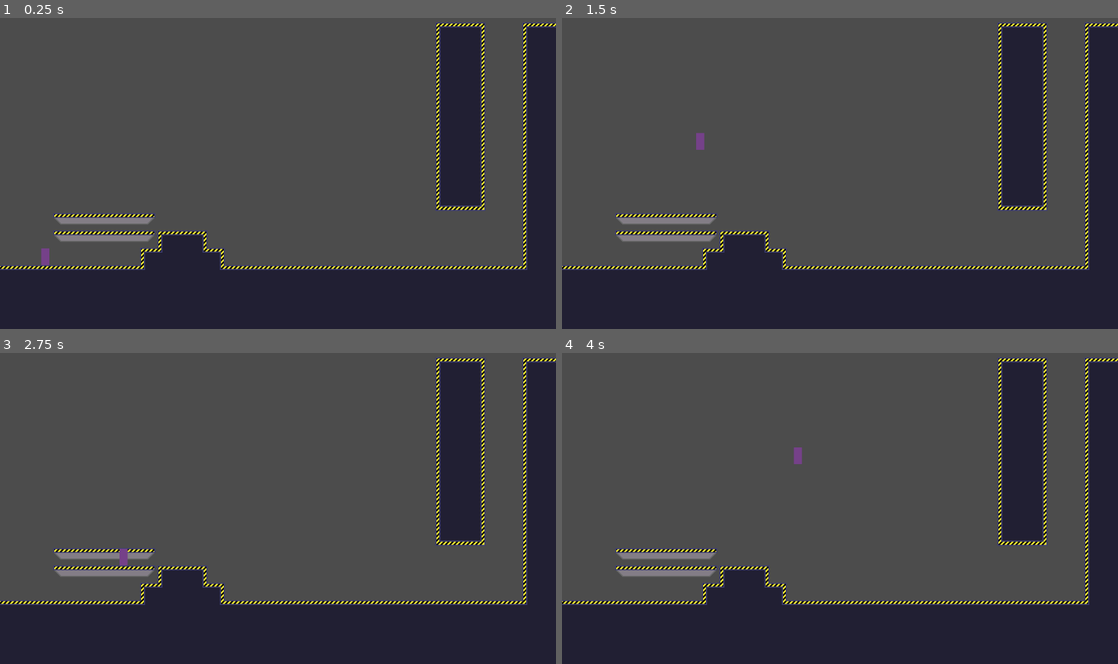
Above: before the commit, frames 1-4 (two rows, left to right).
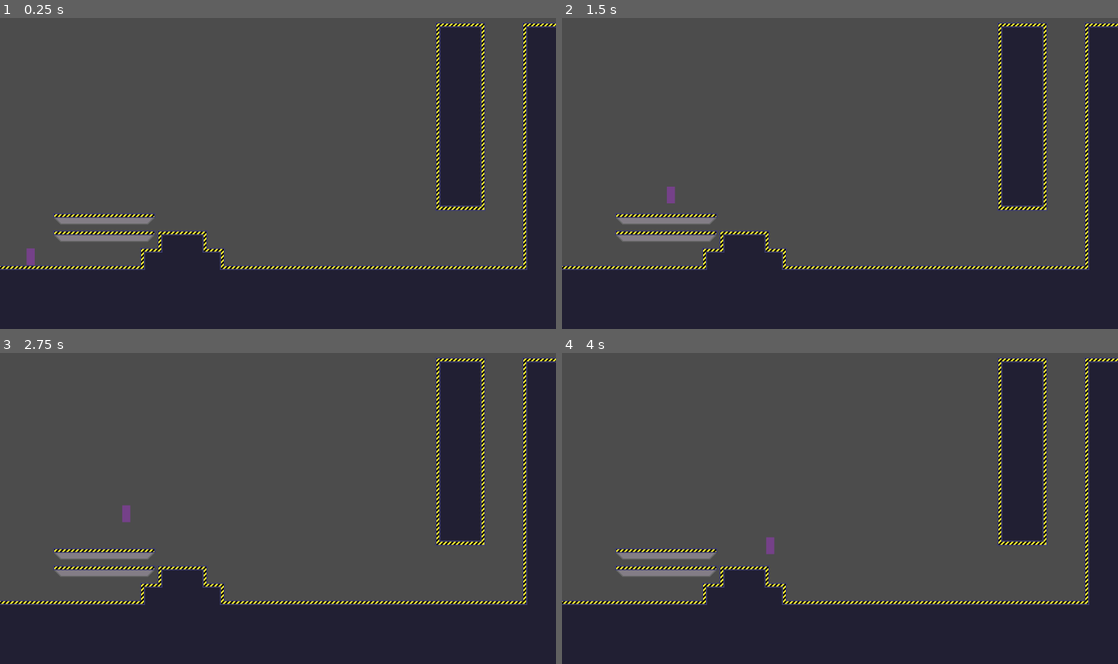
Above: after the commit, the same moments.

Repository: Nibuyaga/MetroidvaniaProject
Game: Godot game, scene res://Rooms/Test_Room.tscn
Two runs of this game, one before a commit and one after it. Both use one fixed random seed, a clock stepped at 60 frames per second and the inputs below.
Inputs:
- Up to frame 1 (0.25 s): no input
- Up to frame 2 (1.5 s): tap Enter at 0.5 s; hold Right (ui_right) from 0.53 s (still down); tap Up (ui_up) at 0.6, 0.77, 1.07, 1.35 s
- Up to frame 3 (2.75 s): tap Up (ui_up) at 1.52, 1.82, 2.1 s; release Right (ui_right) at 2.03 s; hold Left (ui_left) from 2.03 s (still down)
- Up to frame 4 (4 s): release Left (ui_left) at 2.78 s; hold Right (ui_right) from 2.78 s (still down); tap Up (ui_up) at 2.85, 3.02, 3.32, 3.6, 3.77 s

The runs differ from the first frame. In frame 1, 0.2% of the frame differs, in the area x 4-9%, y 74-80%; in frame 2, 0.2%; in frame 3, 0.2%, in the area x 21-24%, y 48-69%; in frame 4, 0.2%.

Commit message:
double-jump, wall-jump and beetter collisions

Diff:
--- a/Project_MV_Vb/Objects/Player/Test_Block_David.gd
+++ b/Project_MV_Vb/Objects/Player/Test_Block_David.gd
@@ -1,26 +1,51 @@
 extends KinematicBody2D
 
+var move = Vector2(0,0)
+var drag = 0.1
+var minimum_move = 5
 
-var move = Vector2(0,0)
-export var Speed = 180
+export var Speed = 1000
 export var Gravity = 10
 export var JumpForce = -500
+export var AirJumps = 1
+export var WallJumps = 3
+export var WallJumpForce = -250
+
+var wall_jump_distance = 8 # Is relatief aan tile-size
+var air_jump = 0
+var wall_jump = 0
 
 onready var drop_check = get_node("Drop_Down_Check")
 
 func _input(event):
-
 #	input om door de "pass" tiles te vallen
 	if event.is_action_pressed("ui_down") and drop_check.is_colliding():
 		position.y += 1
 
-func _physics_process(delta):
-
-	move.x = Speed * (Input.get_action_strength("ui_right") - Input.get_action_strength("ui_left"))
-	move.y += Gravity
-	if Input.is_action_just_pressed("ui_up") and is_on_floor():
+func jump(detla, intention):
+	if is_on_floor():
+		air_jump = 0
+		wall_jump = 0
+	if Input.is_action_just_pressed("ui_up"):
+		var space_state = get_world_2d().direct_space_state
+		var to = global_position + Vector2(intention * wall_jump_distance, 0)
+		var wall_ray_results = space_state.intersect_ray(global_position, to, [self])
+		if is_on_floor():
+			pass
+		elif len(wall_ray_results) > 0 and wall_jump < WallJumps:
+			wall_jump += 1
+			move.x += (intention * WallJumpForce)
+		elif air_jump < AirJumps:
+			air_jump += 1
+		else:
+			return
 		move.y = JumpForce
 
+func _physics_process(delta):
+	var intention = Input.get_action_strength("ui_right") - Input.get_action_strength("ui_left")
+	move.x += (Speed * intention) * delta
+	move.y += Gravity
 	move = move_and_slide(move, Vector2.UP)
-
-	move.x = lerp(move.x, 0, 0.2)
+	jump(delta, intention)
+	move.x /= 1+drag
+	if abs(move.x) < minimum_move: move.x = 0
--- a/Project_MV_Vb/Objects/Player/Test_Block_David.tscn
+++ b/Project_MV_Vb/Objects/Player/Test_Block_David.tscn
@@ -3,8 +3,9 @@
 [ext_resource path="res://Objects/Player/Test_Block_David.png" type="Texture" id=1]
 [ext_resource path="res://Objects/Player/Test_Block_David.gd" type="Script" id=2]
 
-[sub_resource type="RectangleShape2D" id=1]
-extents = Vector2( 7.5, 15.5 )
+[sub_resource type="CapsuleShape2D" id=1]
+radius = 7.79467
+height = 15.9565
 
 [node name="Test_Block_David" type="KinematicBody2D"]
 script = ExtResource( 2 )
--- a/Project_MV_Vb/Rooms/Test_Room.tscn
+++ b/Project_MV_Vb/Rooms/Test_Room.tscn
@@ -13,4 +13,5 @@
 tile_data = PoolIntArray( 786435, 0, 1, 786436, 0, 2, 786437, 0, 2, 786438, 0, 2, 786439, 0, 2, 786440, 0, 3, 851971, 0, 1, 851972, 0, 2, 851973, 0, 2, 851974, 0, 2, 851975, 0, 2, 851976, 0, 3 )
 
 [node name="Test_Block_David" parent="." instance=ExtResource( 2 )]
-position = Vector2( 83.0609, 456.835 )
+position = Vector2( 56.8979, 429.965 )
+Gravity = 20
